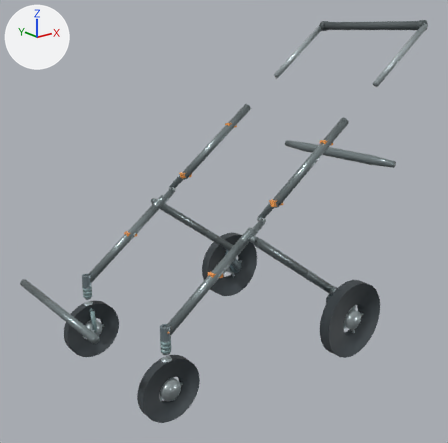
Two versions of the glTF model models/no_cabin/w650_state5_wheel_M.glb, one commit apart.
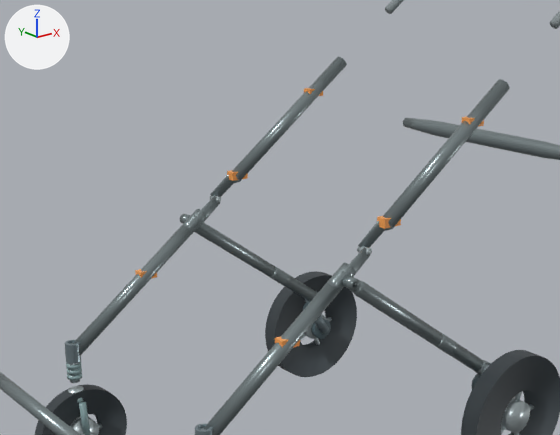
There are two pictures of each version: one whole from a 50 mm camera at (-0.88, -1.766, 1.255) aimed at (0.533, 0.0, 0.548), one close up on the part from 10% to 85% of the width and 16% to 75% of the height. Every picture has the same lights, and +X, +Y and +Z are marked at upper left. The first two pictures are the older version.

In view in the first close-up: 'FR_tire.015', 'RL_sealed_hub.015', 'RL_tire.015', 'RR_tire.015', 'V46_rear_leg_-1.013', 'V46_rear_leg_1.013', 'V46_rearbar.013', 'front_fixed_round_tube.014', 'main_lower_-1.014', 'main_lower_1.014', 'main_upper_-1.014', 'main_upper_1.014' and 34 more.
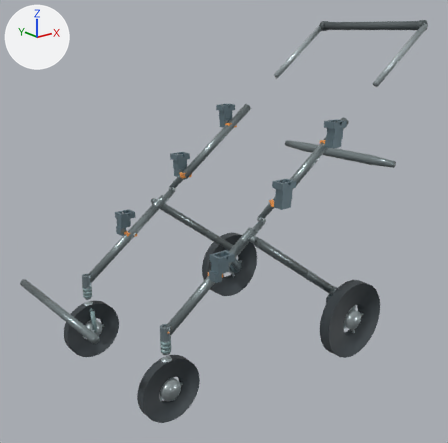
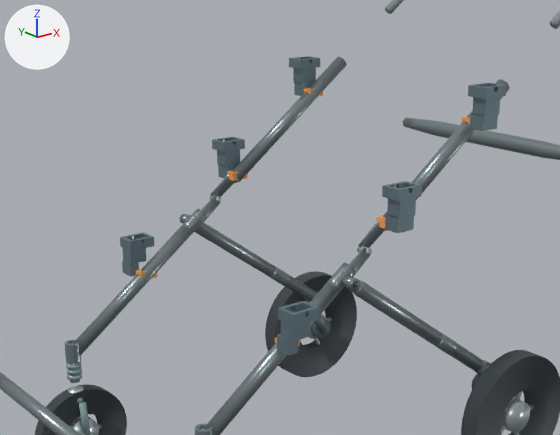
Boxes [x1, y1, x2, y2] around the edits, measured in the close-ups (560 x 435 px):
'Universal_Cabin_Receiver_M_-1', added: after [382, 181, 422, 233]
'Universal_Cabin_Receiver_L_-1', added: after [277, 301, 319, 355]
'Universal_Cabin_Receiver_H_-1', added: after [468, 83, 506, 131]
'Universal_Cabin_Receiver_L_1', added: after [120, 232, 154, 277]
'Universal_Cabin_Receiver_M_1', added: after [212, 137, 245, 178]
'Universal_Cabin_Receiver_H_1', added: after [289, 56, 320, 96]

The change, as a list of edits to the scene's bpy script:
```text
Add mat_universal_cabin_receiver:
    mat_universal_cabin_receiver = principled_material('Universal Cabin Receiver')
    mat_universal_cabin_receiver.base_color = (0.18, 0.26, 0.3)  # greyish blue #768b95
    mat_universal_cabin_receiver.metallic = 0.58
    mat_universal_cabin_receiver.roughness = 0.42
Add me_universal_cabin_receiver_m__1:
    me_universal_cabin_receiver_m__1.from_pydata(...)  # 76 vertices, 156 faces; spans x 0.5147..0.5787, y -0.33..-0.282, z 0.669..0.762
    me_universal_cabin_receiver_m__1.materials.append(mat_universal_cabin_receiver)  # greyish blue #768b95
Add me_universal_cabin_receiver_l__1:
    me_universal_cabin_receiver_l__1.from_pydata(...)  # 76 vertices, 156 faces; spans x 0.245..0.312, y -0.33..-0.282, z 0.477..0.562
    me_universal_cabin_receiver_l__1.materials.append(mat_universal_cabin_receiver)  # greyish blue #768b95
Add me_universal_cabin_receiver_h__1:
    me_universal_cabin_receiver_h__1.from_pydata(...)  # 76 vertices, 156 faces; spans x 0.7547..0.8187, y -0.33..-0.282, z 0.849..0.942
    me_universal_cabin_receiver_h__1.materials.append(mat_universal_cabin_receiver)  # greyish blue #768b95
Add me_universal_cabin_receiver_m_1:
    me_universal_cabin_receiver_m_1.from_pydata(...)  # 76 vertices, 156 faces; spans x 0.5147..0.5787, y 0.282..0.33, z 0.669..0.762
    me_universal_cabin_receiver_m_1.materials.append(mat_universal_cabin_receiver)  # greyish blue #768b95
Add me_universal_cabin_receiver_l_1:
    me_universal_cabin_receiver_l_1.from_pydata(...)  # 76 vertices, 156 faces; spans x 0.245..0.312, y 0.282..0.33, z 0.477..0.562
    me_universal_cabin_receiver_l_1.materials.append(mat_universal_cabin_receiver)  # greyish blue #768b95
Add me_universal_cabin_receiver_h_1:
    me_universal_cabin_receiver_h_1.from_pydata(...)  # 76 vertices, 156 faces; spans x 0.7547..0.8187, y 0.282..0.33, z 0.849..0.942
    me_universal_cabin_receiver_h_1.materials.append(mat_universal_cabin_receiver)  # greyish blue #768b95
Add ob_universal_cabin_receiver_m__1:
    ob_universal_cabin_receiver_m__1 = bpy.data.objects.new('Universal_Cabin_Receiver_M_-1', me_universal_cabin_receiver_m__1)
    ob_universal_cabin_receiver_m__1.location = (0.0, 0.0, 0.0)
Add ob_universal_cabin_receiver_l__1:
    ob_universal_cabin_receiver_l__1 = bpy.data.objects.new('Universal_Cabin_Receiver_L_-1', me_universal_cabin_receiver_l__1)
    ob_universal_cabin_receiver_l__1.location = (0.0, 0.0, 0.0)
Add ob_universal_cabin_receiver_h__1:
    ob_universal_cabin_receiver_h__1 = bpy.data.objects.new('Universal_Cabin_Receiver_H_-1', me_universal_cabin_receiver_h__1)
    ob_universal_cabin_receiver_h__1.location = (0.0, 0.0, 0.0)
Add ob_universal_cabin_receiver_m_1:
    ob_universal_cabin_receiver_m_1 = bpy.data.objects.new('Universal_Cabin_Receiver_M_1', me_universal_cabin_receiver_m_1)
    ob_universal_cabin_receiver_m_1.location = (0.0, 0.0, 0.0)
Add ob_universal_cabin_receiver_l_1:
    ob_universal_cabin_receiver_l_1 = bpy.data.objects.new('Universal_Cabin_Receiver_L_1', me_universal_cabin_receiver_l_1)
    ob_universal_cabin_receiver_l_1.location = (0.0, 0.0, 0.0)
Add ob_universal_cabin_receiver_h_1:
    ob_universal_cabin_receiver_h_1 = bpy.data.objects.new('Universal_Cabin_Receiver_H_1', me_universal_cabin_receiver_h_1)
    ob_universal_cabin_receiver_h_1.location = (0.0, 0.0, 0.0)
```
